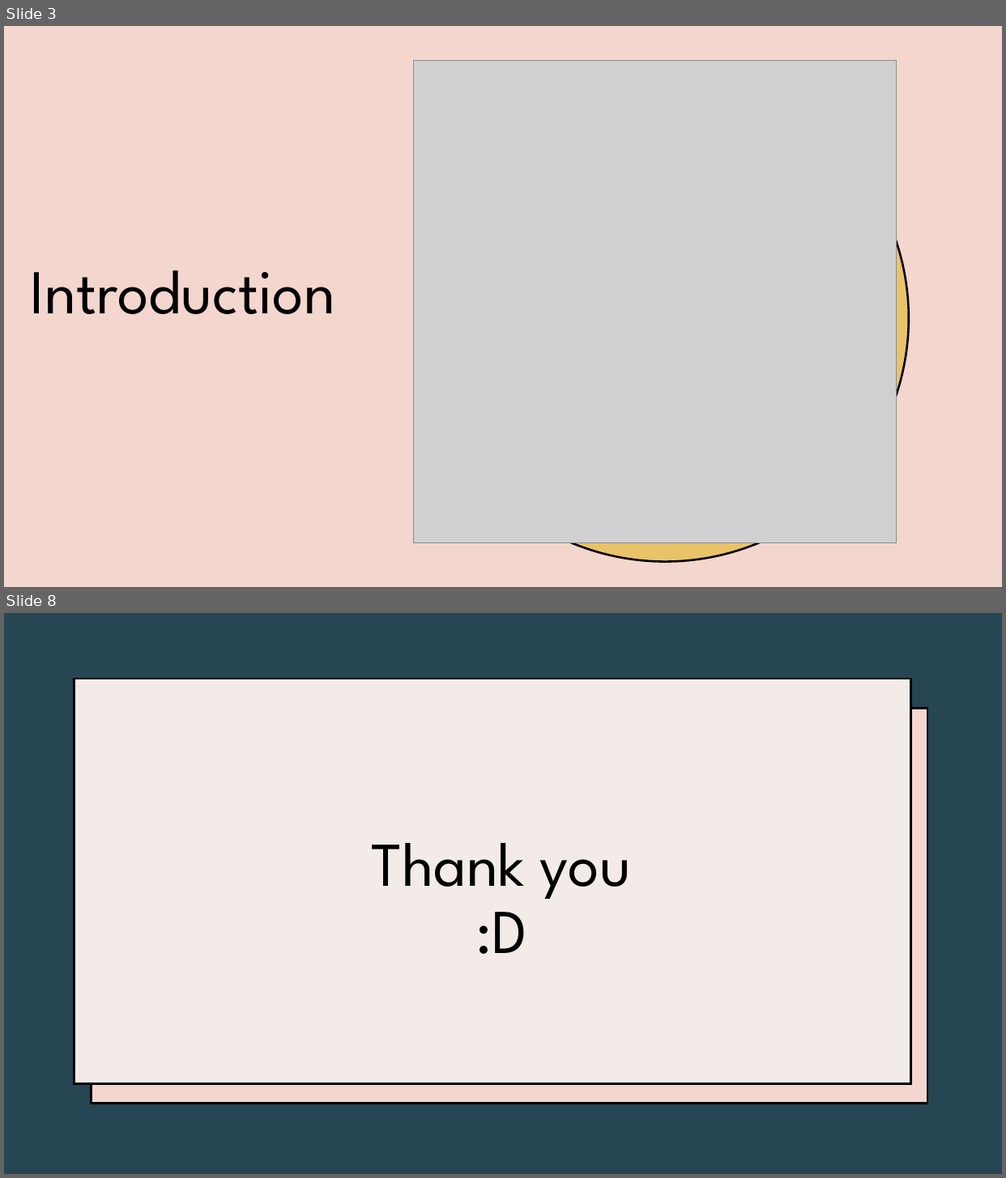
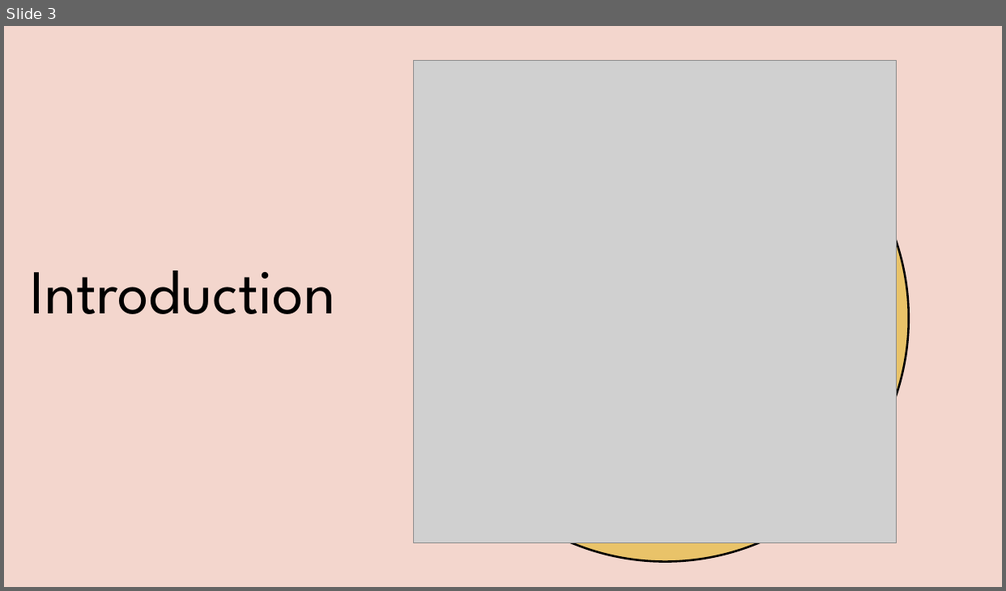
Before and after one commit to starstalker9160/School-Project, a slide deck: Presentation.pptx. Shown one above the other, each under a label of ours: slides 3 and 8 before the commit, slide 3 after it; the slides between them are not shown. The pictures are 1006x1178 and 1006x591 pixels, drawn with LibreOffice and Linux fonts; fonts in the diff are those of the drawing; grey boxes stand for pictures. Boxes give left, top, right and bottom in pixels: in the first picture for what was removed or moved away, otherwise in the second. Text is boxed around its words. In the diff, an @@ line names an element or a change of style, - is before the commit and + after.

```diff
--- a/Presentation.pptx
+++ b/Presentation.pptx
@@ slide 8 removed at bbox=[4, 613, 1002, 1174], background #264653 @@
@@ rectangle removed at bbox=[74, 679, 911, 1084] @@
@@ rectangle removed at bbox=[91, 708, 928, 1103] @@
@@ title removed at bbox=[371, 843, 632, 954] @@
-Thank you
-:D
```
Also in this commit, not shown: 5 slides changed, 2 slides added, 1 other slide removed, 2 other files.
